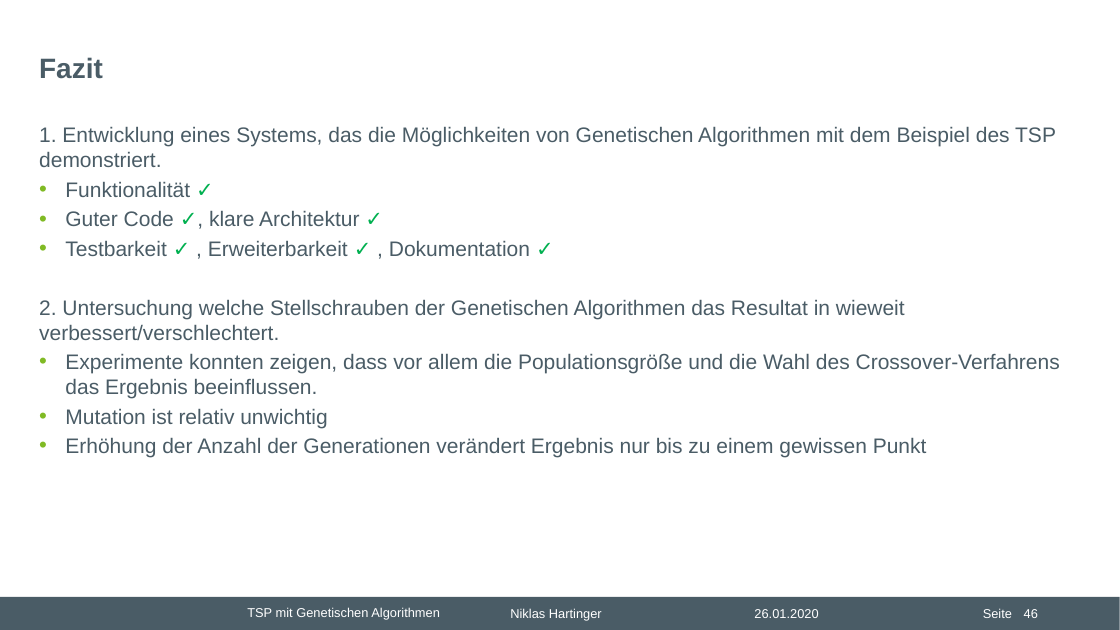
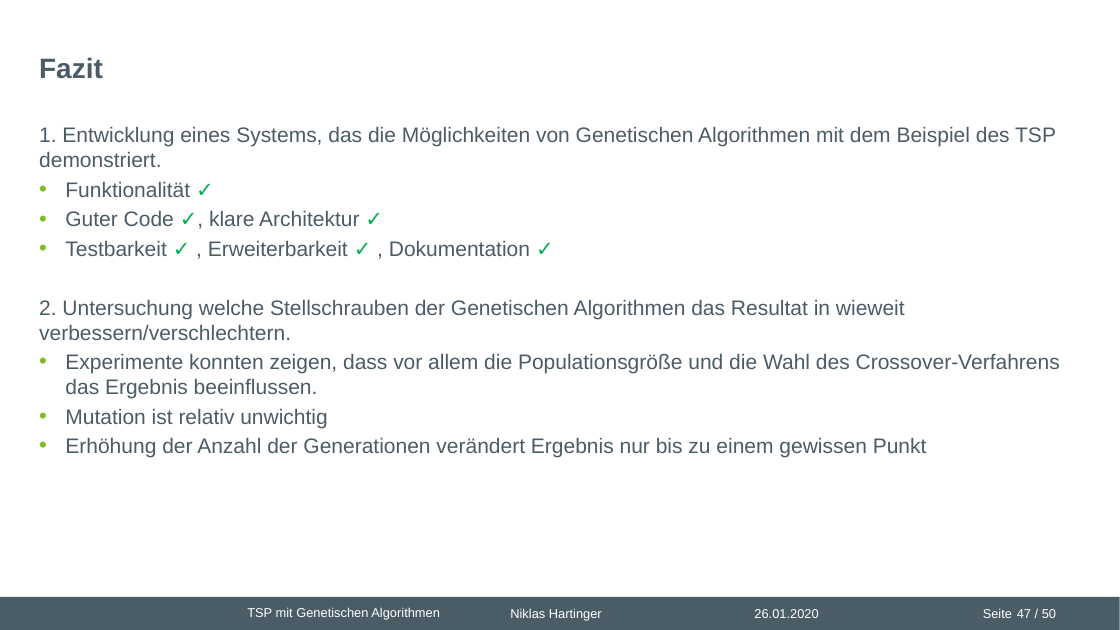
Before and after one commit to nhrt/Genetic-Algorithms, a slide deck: slide 47 of Projektvortrag/Präsentation Projektvortrag.pptx (slide 46 before the commit). Drawn at 1120x630 pixels with LibreOffice and Linux fonts; fonts in the diff are those of the drawing; background and template pictures are left out. Boxes give left, top, right and bottom in pixels: in the first picture for what was removed or moved away, otherwise in the second. Text is boxed around its words. In the diff, an @@ line names an element or a change of style, - is before the commit and + after.

```diff
--- a/Projektvortrag/Präsentation Projektvortrag.pptx
+++ b/Projektvortrag/Präsentation Projektvortrag.pptx
@@ text at (39,300,905,340): text changed @@
-2. Untersuchung welche Stellschrauben der Genetischen Algorithmen das Resultat in wieweit verbessert/verschlechtert.
+2. Untersuchung welche Stellschrauben der Genetischen Algorithmen das Resultat in wieweit verbessern/verschlechtern.
@@ page number added at (1017,609,1056,618), 11 pt, text #FFFFFF @@
+47 / 50
@@ page number removed at (1024,609,1038,618) @@
-46
```
Also in this commit, not shown: 33 other slides changed, 1 slide added, 1 other file.
